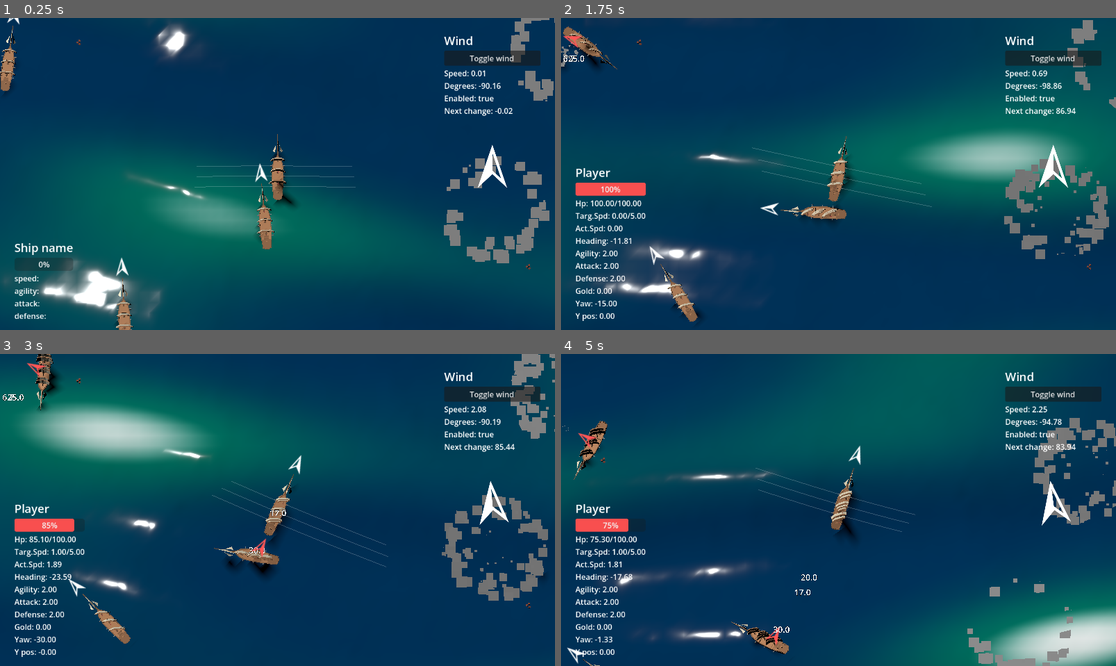
Above: before the commit, frames 1-4 (two rows, left to right).
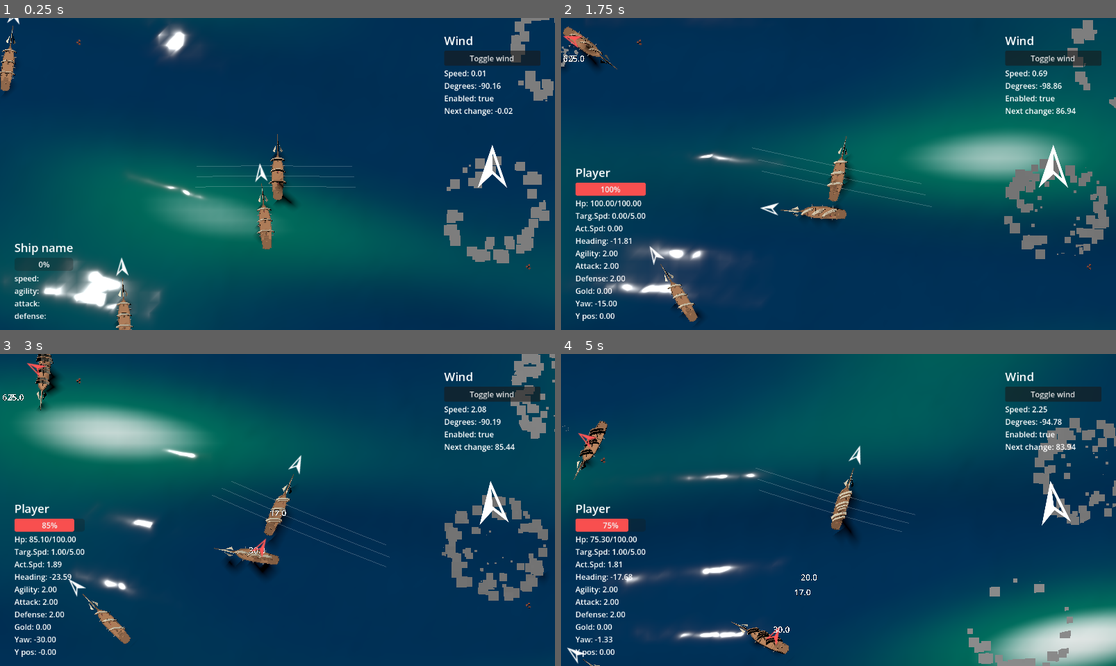
Above: after the commit, the same moments.

Repository: Munghard/pirates
Game: Godot game, scene res://Scenes/world.tscn
The game is run twice, just before and just after one commit, with the same random seed, the same clock (stepped at 60 frames per second) and the same inputs.
Inputs (mouse positions are in pixels of both pictures, inside the frame that each line leads up to):
- Up to frame 1 (0.25 s): no input
- Up to frame 2 (1.75 s): tap Enter at 0.5, 0.6, 1.35 s; move the mouse to (960, 158) at 0.52 s; hold D 0.53-1.28 s; click (960, 158) at 0.67 s; move the mouse to (727, 189) at 1.27 s; hold S from 1.28 s (still down)
- Up to frame 3 (3 s): move the mouse to (333, 441) at 2.02 s; release S at 2.03 s; hold D 2.03-2.78 s; tap Enter at 2.1, 2.85 s; move the mouse to (249, 572) at 2.77 s; hold W from 2.78 s (still down); click (249, 572) at 2.92 s
- Up to frame 4 (5 s): move the mouse to (1005, 556) at 3.52 s; release W at 3.53 s; hold A from 3.53 s (still down); tap Enter at 3.6, 4.35 s; move the mouse to (672, 463) at 4.27 s

The runs differ from the first frame. In frame 1, less than 0.1% of the frame differs, in the area x 11-36%, y 54-92%; in frame 2, less than 0.1%; in frame 3, 0.2%; in frame 4, 0.6%, in the area x 9-100%, y 37-95%.

Commit message:
finally water working correctly with floaters

Diff:
--- a/Scenes/world.tscn
+++ b/Scenes/world.tscn
@@ -181,11 +181,12 @@
 [node name="wind" type="Node3D" parent="." unique_id=496872810]
 script = ExtResource("5_kn0ld")
 
-[node name="water" type="MeshInstance3D" parent="." unique_id=2117390099]
-transform = Transform3D(0.9993799, 0, 0, 0, 0.9993799, 0, 0, 0, 0.9993799, 0, 0, 0)
+[node name="water" type="MeshInstance3D" parent="." unique_id=2117390099 node_paths=PackedStringArray("target")]
 mesh = SubResource("PlaneMesh_7yui6")
 script = ExtResource("8_7yui6")
+target = NodePath("../camrig")
 freq = 1.0
+amp = 5.0
 wind_direction = Vector3(1, 0, 0)
 
 [node name="PlayerShip" parent="." unique_id=7143519 node_paths=PackedStringArray("canons_port", "canons_starboard") instance=ExtResource("1_fo5ed")]
@@ -196,7 +197,7 @@
 canons_starboard = [null, null, null]
 
 [node name="ship_pivot" parent="PlayerShip" index="0" unique_id=1303226422 node_paths=PackedStringArray("ship")]
-transform = Transform3D(0.99907726, -0.042948946, 0, 0.042946666, 0.9990242, -0.01030467, 0.0004425747, 0.010295161, 0.9999469, 0, -0.7543243, 0)
+transform = Transform3D(0.9393541, -0.3429487, 0, 0.34220368, 0.93731344, -0.06587941, 0.02259326, 0.061884098, 0.9978276, 0, 1.9916025, 0)
 ship = NodePath("..")
 
 [node name="floater" parent="PlayerShip" index="2" unique_id=741225022 node_paths=PackedStringArray("water")]
@@ -246,7 +247,7 @@
 water = NodePath("../water")
 
 [node name="buoyu" type="MeshInstance3D" parent="." unique_id=1965066874]
-transform = Transform3D(0.99598765, -0.08949073, 0, 0.089484155, 0.9959145, -0.0121205645, 0.0010846781, 0.012071933, 0.99992657, -27.446453, -0.049317867, -17.981817)
+transform = Transform3D(0.933183, -0.35940152, 0, 0.35860118, 0.9311049, 0.066699505, -0.023971904, -0.062242843, 0.9977731, -37.45922, -0.19179733, -34.785652)
 mesh = SubResource("SphereMesh_hgpy0")
 
 [node name="Node3D" type="Node3D" parent="buoyu" unique_id=690275594 node_paths=PackedStringArray("target", "water")]
@@ -255,7 +256,7 @@
 water = NodePath("../../water")
 
 [node name="buoyu2" type="MeshInstance3D" parent="." unique_id=617448731]
-transform = Transform3D(0.99996537, -0.008318713, 0, 0.008318028, 0.9998829, -0.012838851, 0.00010680273, 0.012838406, 0.99991757, -30.105095, 0.008530113, 33.925022)
+transform = Transform3D(0.9803062, -0.1974836, 0, 0.19710003, 0.9784022, 0.0622959, -0.012302418, -0.061069056, 0.9980577, -37.15082, 0.42423496, 37.758625)
 mesh = SubResource("SphereMesh_hgpy0")
 
 [node name="Node3D" type="Node3D" parent="buoyu2" unique_id=369287721 node_paths=PackedStringArray("target", "water")]
@@ -264,7 +265,7 @@
 water = NodePath("../../water")
 
 [node name="buoyu3" type="MeshInstance3D" parent="." unique_id=456461154]
-transform = Transform3D(0.99489975, 0.10086802, 0, -0.100867994, 0.99489963, -0.00062450813, -6.299289e-05, 0.000621323, 0.9999998, 21.715603, 0.16797268, -34.687466)
+transform = Transform3D(0.99972934, -0.023265377, 0, 0.023255067, 0.99928635, -0.02976632, 0.00069252466, 0.029758263, 0.9995569, 21.715603, -2.4773893, -34.687466)
 mesh = SubResource("SphereMesh_hgpy0")
 
 [node name="Node3D" type="Node3D" parent="buoyu3" unique_id=9778472 node_paths=PackedStringArray("target", "water")]
@@ -273,7 +274,7 @@
 water = NodePath("../../water")
 
 [node name="buoyu4" type="MeshInstance3D" parent="." unique_id=367992486]
-transform = Transform3D(0.99676806, 0.0803332, 0, -0.08032361, 0.99664885, 0.015458259, 0.0012418116, -0.015408298, 0.9998805, 20.750443, 0.24116373, 25.912045)
+transform = Transform3D(0.99980223, -0.019887978, 0, 0.019870494, 0.9989231, -0.04192528, 0.00083380914, 0.041916985, 0.9991208, 20.750443, -2.4047604, 25.912045)
 mesh = SubResource("SphereMesh_hgpy0")
 
 [node name="Node3D" type="Node3D" parent="buoyu4" unique_id=1870156519 node_paths=PackedStringArray("target", "water")]
--- a/Scripts/Water.gd
+++ b/Scripts/Water.gd
@@ -76,7 +76,7 @@
 	var slope = raw_slope * power_derivative
 
 	# 4. Final Scale
-	var height = final_wave * amp * wave_height_scale
+	var _height = final_wave * amp * wave_height_scale
 	# Slope must also be scaled by the same factor
 	var final_slope = slope * amp * wave_height_scale
 
--- a/water.gdshader
+++ b/water.gdshader
@@ -24,7 +24,7 @@
 
 void vertex() {
 	vec3 world_pos = (MODEL_MATRIX * vec4(VERTEX, 1.0)).xyz;
-	world_pos -= NODE_POSITION_WORLD;
+	//world_pos -= NODE_POSITION_WORLD;
 
 	vec2 wind = normalize(vec2(wind_dir.x, wind_dir.y));
 
--- a/water_shader.tres
+++ b/water_shader.tres
@@ -17,8 +17,8 @@
 shader_parameter/crest_threshold_max = 1.0
 shader_parameter/foam_threshold_min = 0.8410000399475001
 shader_parameter/foam_threshold_max = 1.0
-shader_parameter/time = 2995.6679136723997
+shader_parameter/time = 8388.144677029986
 shader_parameter/freq = 1.0
-shader_parameter/amp = 1.0
+shader_parameter/amp = 5.0
 shader_parameter/wave_height_scale = 1.0
 shader_parameter/wind_dir = Vector2(1, 0)
